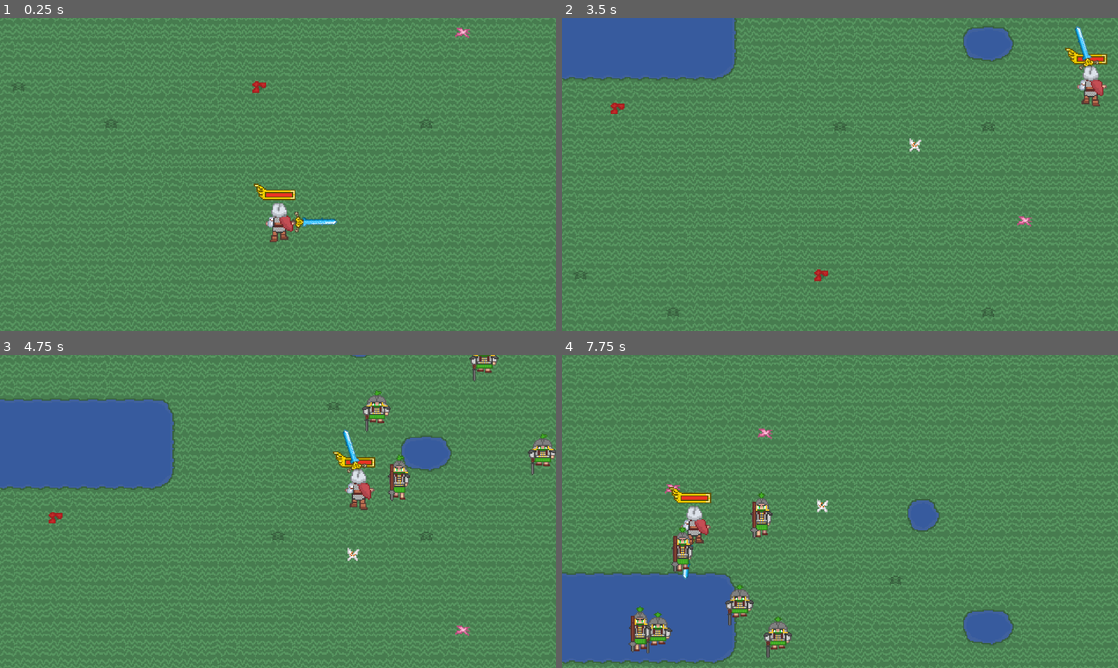
Above: before the commit, frames 1-4 (two rows, left to right).
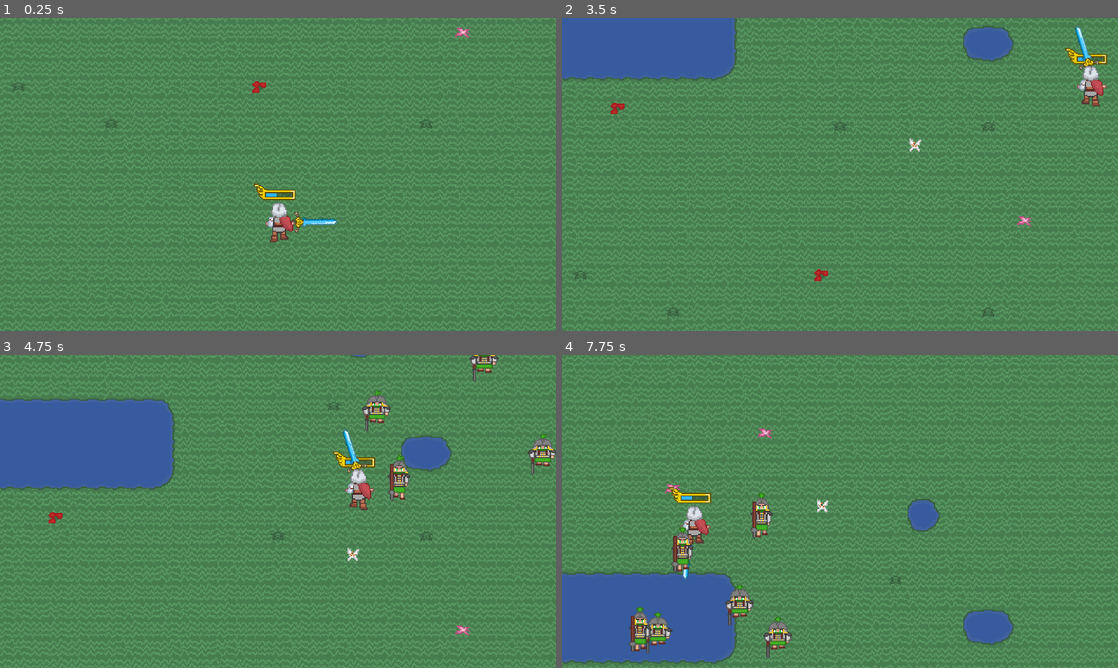
Above: after the commit, the same moments.

Repository: SamyTheSpheal/A-Roman-s-Requiem
Game: Godot game, scene res://Scenes/level1.tscn
Same seed, same stepped clock (60 frames per second), same inputs: the game is played once before the commit and once after it.
Inputs (mouse positions are in pixels of both pictures, inside the frame that each line leads up to):
- Up to frame 1 (0.25 s): no input
- Up to frame 2 (3.5 s): move the mouse to (962, 158) at 0.52 s; hold Right (ui_right) 0.53-1.28 s; hold Shift 0.53-1.28 s; click (962, 158) at 0.67 s; move the mouse to (728, 190) at 1.27 s; hold Down (ui_down) 1.28-2.03 s; tap Shift at 1.35, 2.85 s; move the mouse to (895, 105) at 2.02 s; hold Right (ui_right) 2.03-2.78 s; hold Shift 2.03-2.78 s; move the mouse to (812, 237) at 2.77 s; hold Up (ui_up) from 2.78 s (still down); click (812, 237) at 2.92 s
- Up to frame 3 (4.75 s): move the mouse to (444, 558) at 3.52 s; release Up (ui_up) at 3.53 s; hold Shift 3.53-4.28 s; hold Left (ui_left) from 3.53 s (still down); move the mouse to (111, 464) at 4.27 s; tap Shift at 4.35 s
- Up to frame 4 (7.75 s): move the mouse to (867, 511) at 5.02 s; release Left (ui_left) at 5.03 s; hold Down (ui_down) 5.03-5.78 s; hold Shift 5.03-5.78 s; click (867, 511) at 5.17 s; move the mouse to (756, 433) at 5.77 s; hold Right (ui_right) 5.78-6.53 s; tap Shift at 5.85, 7.35 s; move the mouse to (962, 495) at 6.52 s; hold Up (ui_up) 6.53-7.28 s; hold Shift 6.53-7.28 s; move the mouse to (728, 527) at 7.27 s; hold Right (ui_right) from 7.28 s (still down); click (728, 527) at 7.42 s

The runs differ from the first frame. In frame 1, less than 0.1% of the frame differs, in the area x 47-53%, y 56-58%; in frame 2, less than 0.1%; in frame 3, less than 0.1%; in frame 4, less than 0.1%.

Commit message:
Pre Alpha 1.5

Diff:
--- a/Scenes/player.tscn
+++ b/Scenes/player.tscn
@@ -65,8 +65,9 @@
 offset_right = 11.0
 offset_bottom = -34.0
 theme_override_styles/fill = SubResource("StyleBoxTexture_lky1d")
+max_value = 5.0
 step = 1.0
-value = 100.0
+value = 2.0
 show_percentage = false
 
 [node name="CollisionShape2D" type="CollisionShape2D" parent="."]
--- a/Scripts/Player.gd
+++ b/Scripts/Player.gd
@@ -19,7 +19,6 @@
 enum StairTypes {NONE, UP_DOWN, LEFT, RIGHT}
 
 @onready var health = 100
-@onready var velocity_multiplier = 1
 @onready var axis = Vector2.ZERO
 @onready var speed_offset = 0
 @onready var target_speed = Vector2.ZERO
@@ -91,7 +90,7 @@
 	axis = axis.normalized()
 
 	if axis.y == 0:
-		velocity.y = -AUTO_Y_MOVEMENT * velocity_multiplier
+		velocity.y = -AUTO_Y_MOVEMENT * speed_multiplier
 
 	if axis == Vector2.ZERO:
 		if velocity.length() > AUTO_Y_MOVEMENT:
@@ -105,7 +104,7 @@
 			speed_offset = WALKSPEED * speed_multiplier
 		target_speed = Vector2(sign(axis.x) * (HORIZONTAL_MOVEMENT + speed_offset), -AUTO_Y_MOVEMENT + (sign(axis.y) * speed_offset))
 		velocity = target_speed
-		velocity = velocity.limit_length(max(HORIZONTAL_MOVEMENT, AUTO_Y_MOVEMENT * velocity_multiplier * .75) + speed_offset)
+		velocity = velocity.limit_length(max(HORIZONTAL_MOVEMENT, AUTO_Y_MOVEMENT * speed_multiplier * .75) + speed_offset)
 
 	move_and_slide()
 
@@ -143,8 +142,18 @@
 			sword_collision = false
 
 func damage():
-	health -= 1
-	set_health_bar(health)
+	speed_multiplier -= .1
+	damage_flicker()
+	set_health_bar(speed_multiplier)
+
+func damage_flicker():
+	modulate.a = .2
+	await get_tree().create_timer(.3).timeout
+	modulate.a = 1
+	await get_tree().create_timer(.3).timeout
+	modulate.a = .2
+	await get_tree().create_timer(.3).timeout
+	modulate.a = 1
 
 func knockback(speed, delta):
 	current_knockback_speed = speed
Binary file changed: Sprites/Screenshot 2024-03-08 at 4.13.00 PM.png
